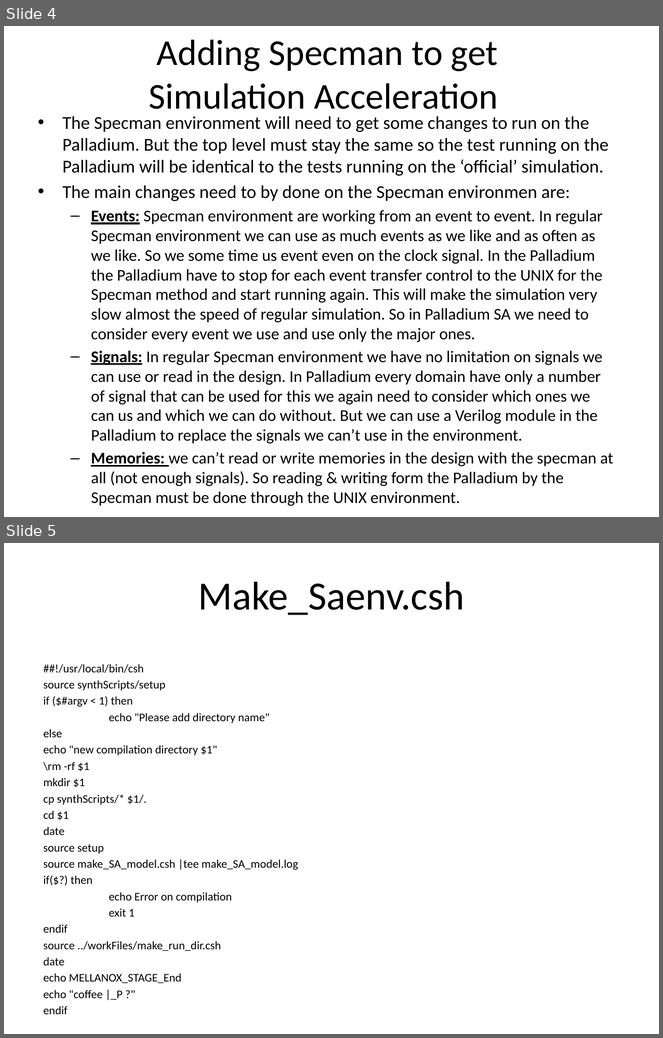
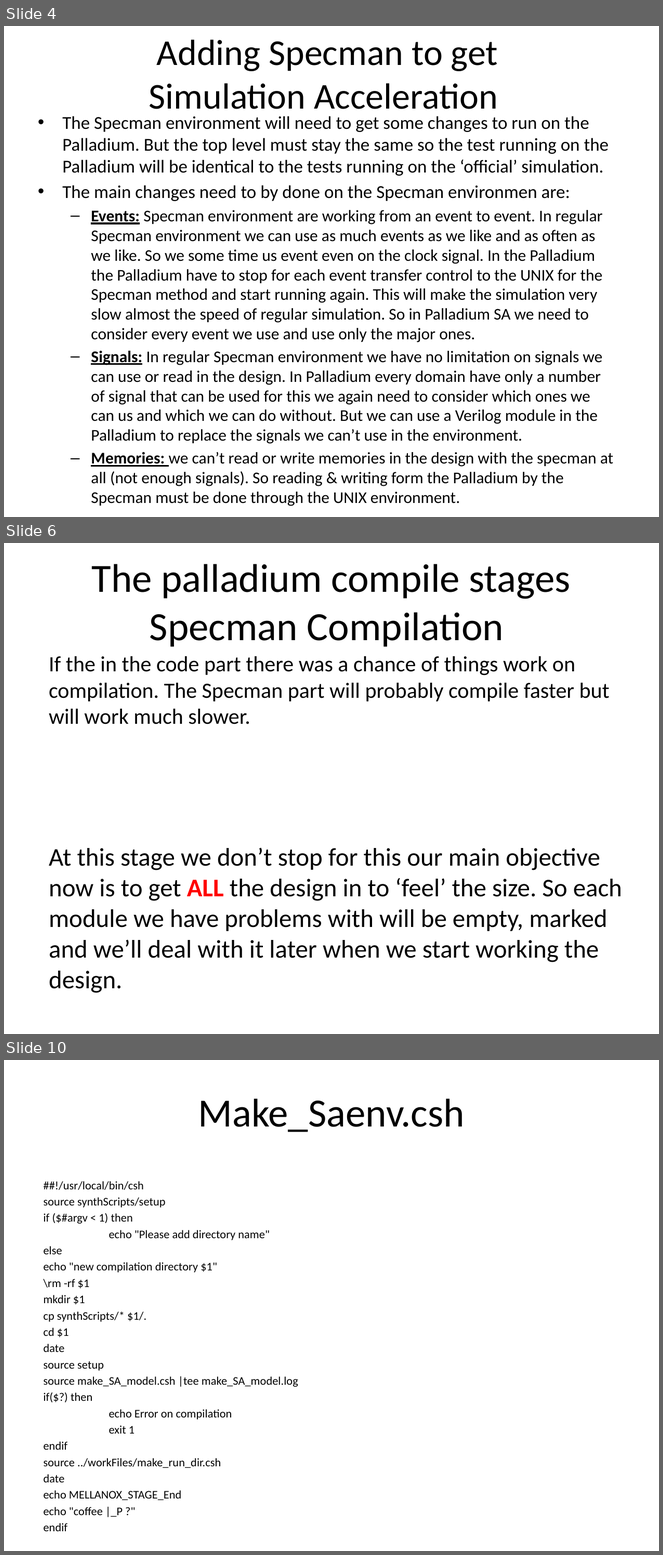
Before and after one commit to zahike/Palladium, a slide deck: Simulation Acceleration tutoria.pptx. Shown one above the other, each under a label of ours: slides 4 and 5 before the commit, slides 4, 6 and 10 after it; the slides between them are not shown. The pictures are 663x1038 and 663x1555 pixels, drawn with LibreOffice and Linux fonts; fonts in the diff are those of the drawing. Boxes give left, top, right and bottom in pixels: in the first picture for what was removed or moved away, otherwise in the second. Text is boxed around its words. In the diff, an @@ line names an element or a change of style, - is before the commit and + after.

```diff
--- a/Simulation Acceleration tutoria.pptx
+++ b/Simulation Acceleration tutoria.pptx
@@ slide 6 added at [4,543,659,1034], background #FFFFFF @@
@@ title added at [92,564,571,647], 44 pt, text #000000 @@
+The palladium compile stages
+Specman Compilation
@@ text added at [49,656,622,993], 28 pt, text #000000 @@
+If the in the code part there was a chance of things work on compilation. The Specman part will probably compile faster but will work much slower.
+At this stage we don’t stop for this our main objective now is to get ALL the design in to ‘feel’ the size. So each module we have problems with will be empty, marked and we’ll deal with it later when we start working the design.
@@ what was slide 5 is now slide 10 @@
```
Also in this commit, not shown: 4 other slides added.
